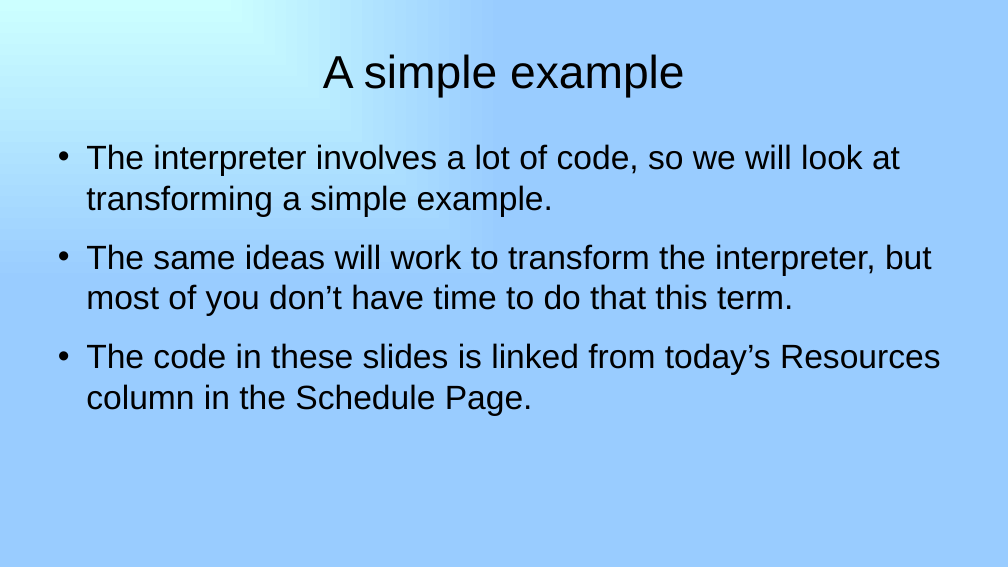
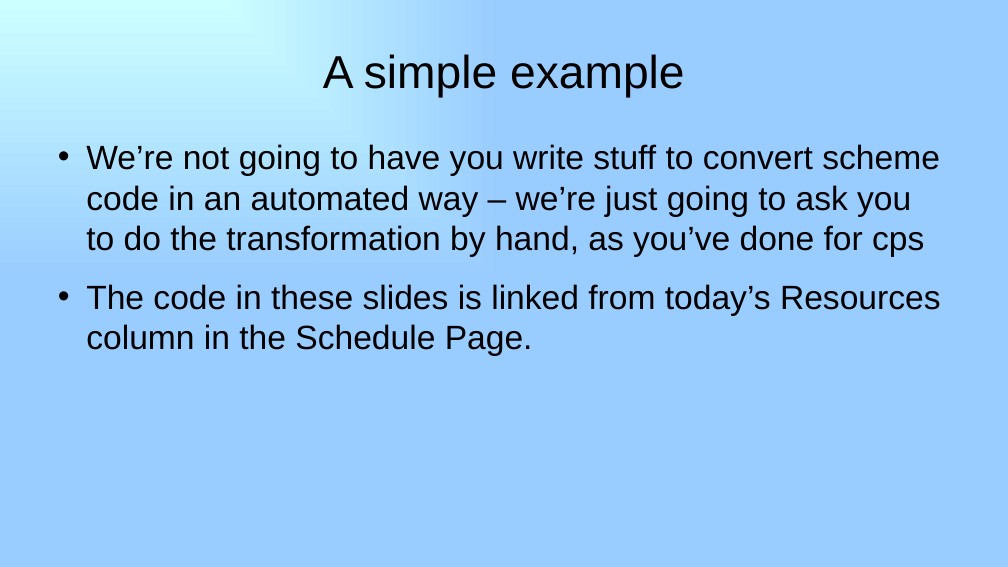
Before and after one commit to RHIT-CSSE/csse304, a slide deck: slide 7 of ClassMaterials/ImperativeForm/34-imperative-form.pptx (slide 4 before the commit). Drawn at 1008x567 pixels with LibreOffice and Linux fonts; fonts in the diff are those of the drawing. Boxes give left, top, right and bottom in pixels: in the first picture for what was removed or moved away, otherwise in the second. Text is boxed around its words. In the diff, an @@ line names an element or a change of style, - is before the commit and + after.

```diff
--- a/ClassMaterials/ImperativeForm/34-imperative-form.pptx
+++ b/ClassMaterials/ImperativeForm/34-imperative-form.pptx
@@ text at (86, 144, 940, 257): text changed @@
-• The interpreter involves a lot of code, so we will look at transforming a simple example.
-• The same ideas will work to transform the interpreter, but most of you don’t have time to do that this term.
+• We’re not going to have you write stuff to convert scheme code in an automated way – we’re just going to ask you to do the transformation by hand, as you’ve done for cps
```
Also in this commit, not shown: 2 other slides changed, 4 slides added, 1 slide removed, 4 other files.
